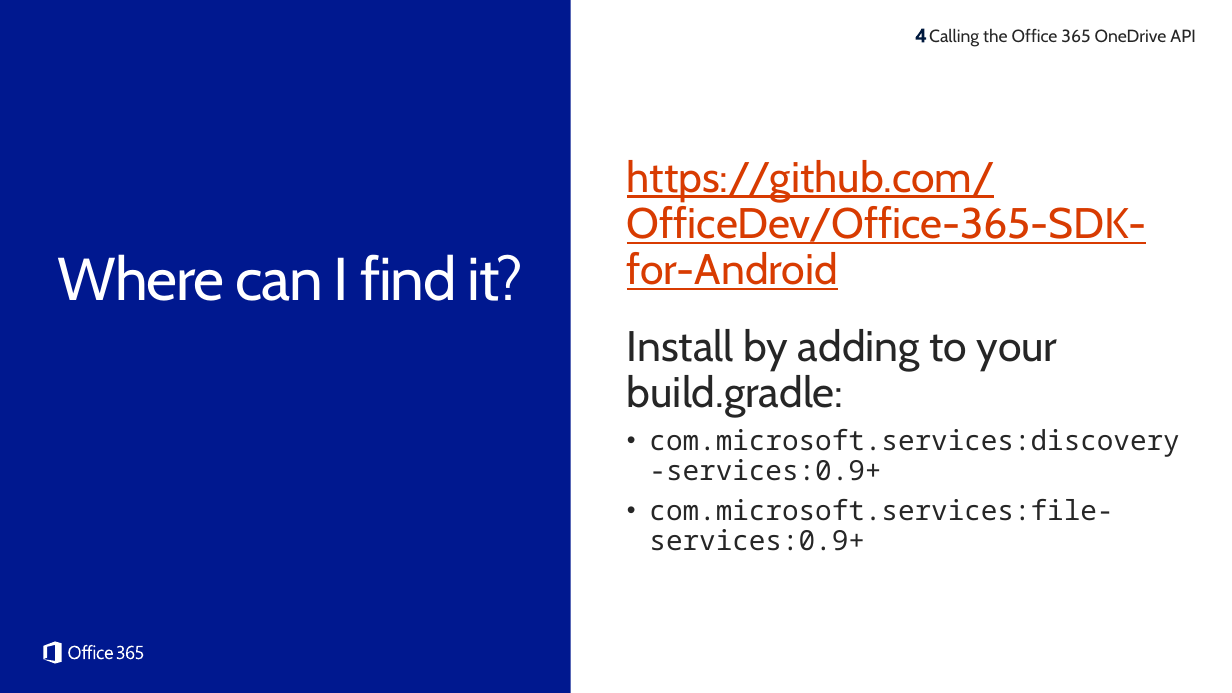
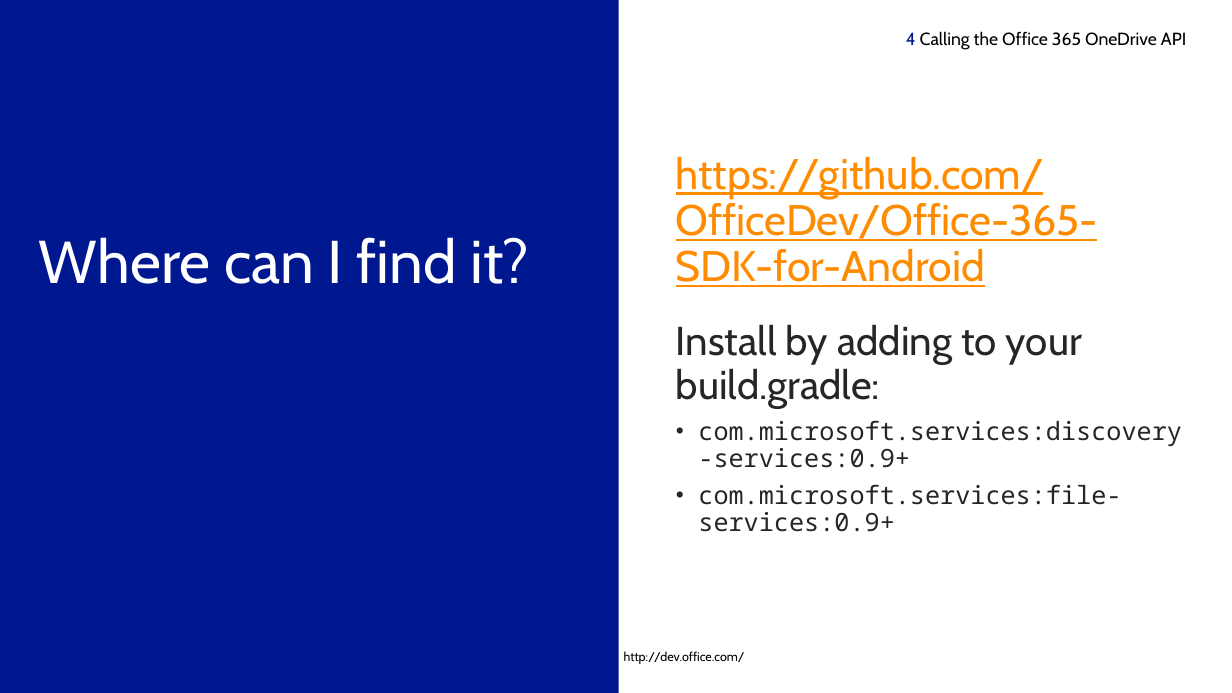
Before and after one commit to fabbbiob/TrainingContent, a slide deck: slide 27 of O3654/O3654-4 Native Android Development with Office 365 APIs/O3654-4 Deep dive into native Android Development with Office 365 APIs.pptx. Drawn at 1232x693 pixels with LibreOffice and Linux fonts; fonts in the diff are those of the drawing; background and template pictures are left out. Boxes give left, top, right and bottom in pixels: in the first picture for what was removed or moved away, otherwise in the second. Text is boxed around its words. In the diff, an @@ line names an element or a change of style, - is before the commit and + after.

Commit message:
Updated slide decks to new theme

```diff
--- a/O3654/O3654-4 Native Android Development with Office 365 APIs/O3654-4 Deep dive into native Android Development with Office 365 APIs.pptx
+++ b/O3654/O3654-4 Native Android Development with Office 365 APIs/O3654-4 Deep dive into native Android Development with Office 365 APIs.pptx
@@ rectangle removed at [0,0,571,693] @@
@@ rectangle added at [0,0,619,693], fill #00188F @@
@@ text "4 Calling the Office 365 ..." at [906,31,1186,50]: vertical alignment top to middle @@
@@ freeform shape removed at [916,29,927,43] @@
@@ text at [906,31,1186,50]: text changed; text colour #262626 to #000000 @@
-Calling the Office 365 OneDrive API
+4 Calling the Office 365 OneDrive API
@@ text "https://github.com/OfficeDev/Office-365-SDK-for-Android": place and size @@
-text "https://github.com/OfficeDev/Office-365-SDK-for-Android" at [627,160,1179,521]
+text "https://github.com/OfficeDev/Office-365-SDK-for-Android" at [676,157,1182,532]
@@ text "https://github.com/OfficeDev/Office-365-SDK-for-Android" at [676,157,1182,532]: text colour #D83B01 to #FF8C00 in "https://github.com/OfficeDev/Office-365-SDK-for-Android"; size 34 to 32 pt in "Install by adding to your build.gradle:"; size 22 to 20 pt in "com.microsoft.services:discovery-services:0.9+", "com.microsoft.services:file-services:0.9+" @@
@@ text "Where can I find it?": place and size @@
-text "Where can I find it?" at [58,254,524,301]
+text "Where can I find it?" at [39,237,529,284]
@@ text "Where can I find it?" at [39,237,529,284]: letter spacing -1 to 0 pt; more space between paragraphs @@
@@ freeform shape removed at [43,641,143,663] @@
@@ text added at [624,651,745,664], 10 pt, text #000000 @@
+http://dev.office.com/
```
Also in this commit, not shown: 35 other slides changed, 3 slides added, 3 slides removed, 4 other files.
